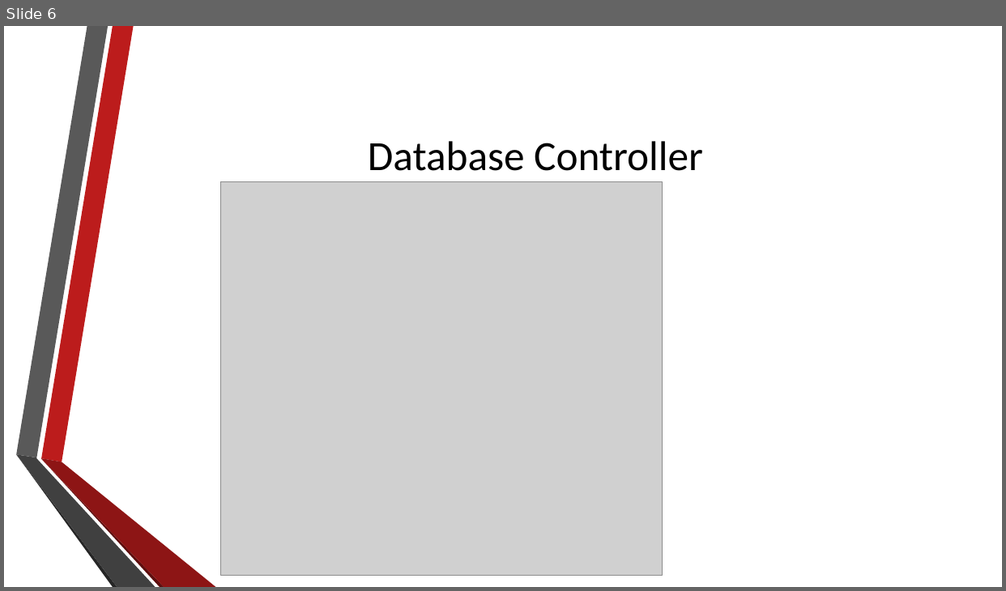
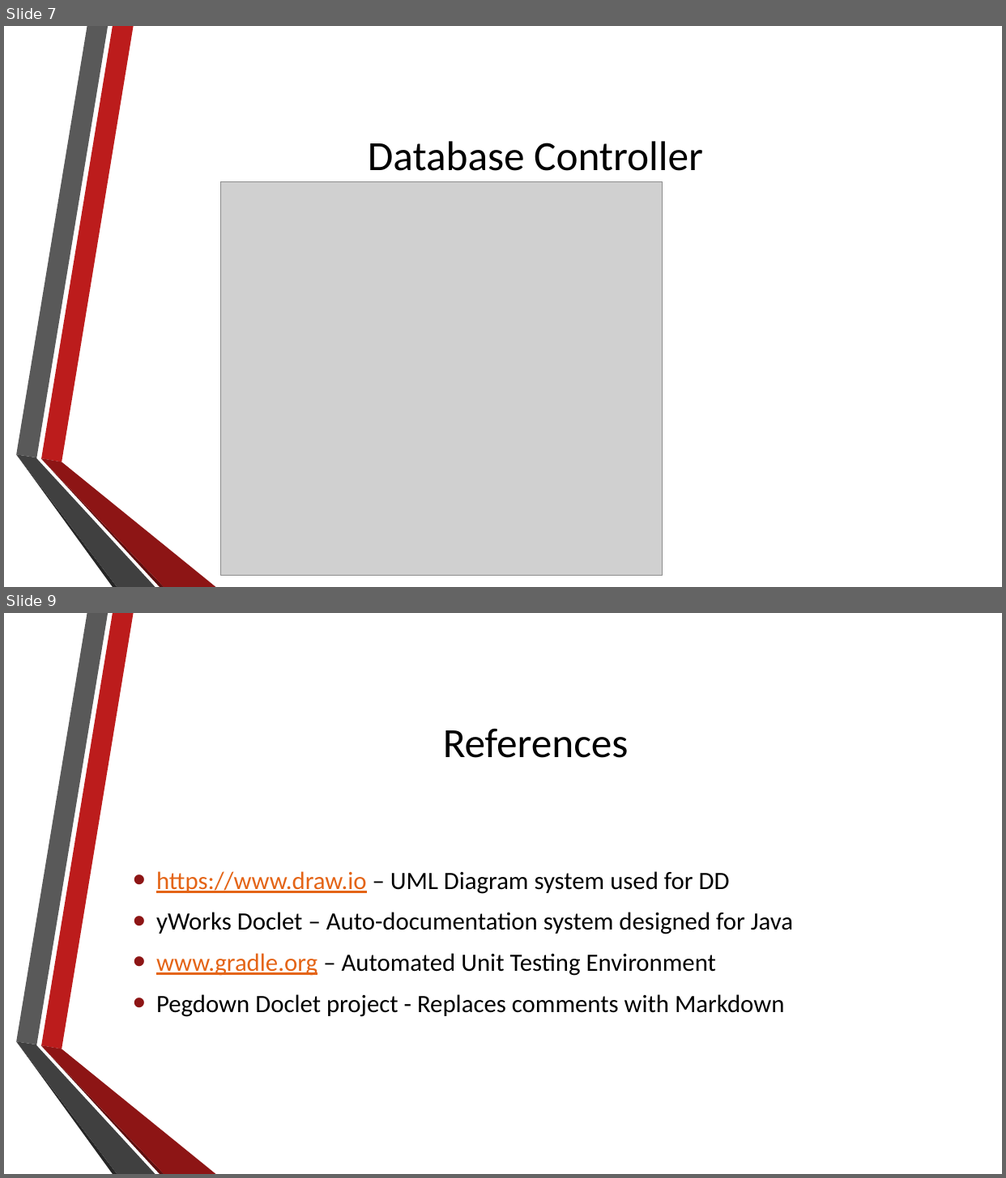
Before and after one commit to NathanielInman/IMS, a slide deck: Presentation.pptx. Shown one above the other, each under a label of ours: slide 6 before the commit, slides 7 and 9 after it; the slides between them are not shown. The pictures are 1006x591 and 1006x1178 pixels, drawn with LibreOffice and Linux fonts; fonts in the diff are those of the drawing; grey boxes stand for pictures; background and template pictures are left out. Boxes give left, top, right and bottom in pixels: in the first picture for what was removed or moved away, otherwise in the second. Text is boxed around its words. In the diff, an @@ line names an element or a change of style, - is before the commit and + after.

```diff
--- a/Presentation.pptx
+++ b/Presentation.pptx
@@ slide 9 added at [4, 613, 1002, 1174], background picture (left out); not listed: 6 template elements that a slide beside it also shows @@
@@ title added at [443, 729, 629, 758], 40 pt, text #000000 @@
+References
@@ text added at [156, 871, 793, 1017], 24 pt, text #000000 @@
+• https://www.draw.io – UML Diagram system used for DD
+• yWorks Doclet – Auto-documentation system designed for Java
+• www.gradle.org – Automated Unit Testing Environment
+• Pegdown Doclet project - Replaces comments with Markdown
@@ what was slide 6 is now slide 7 @@
```
Also in this commit, not shown: 2 other slides added.
